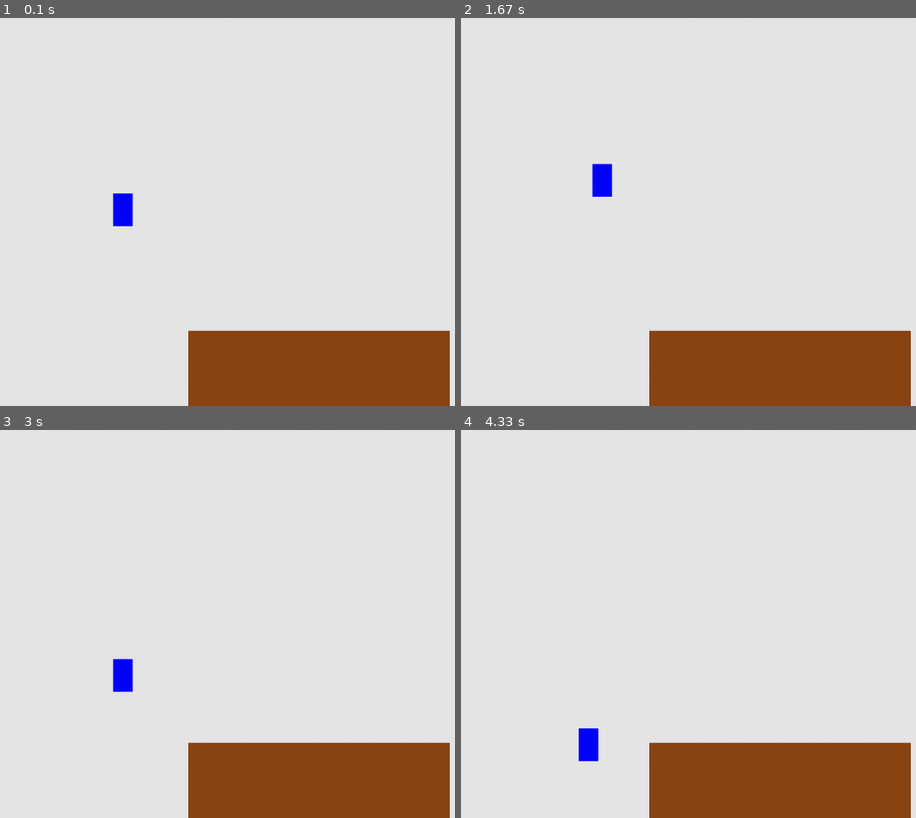
Above: before the commit, frames 1-4 (two rows, left to right).
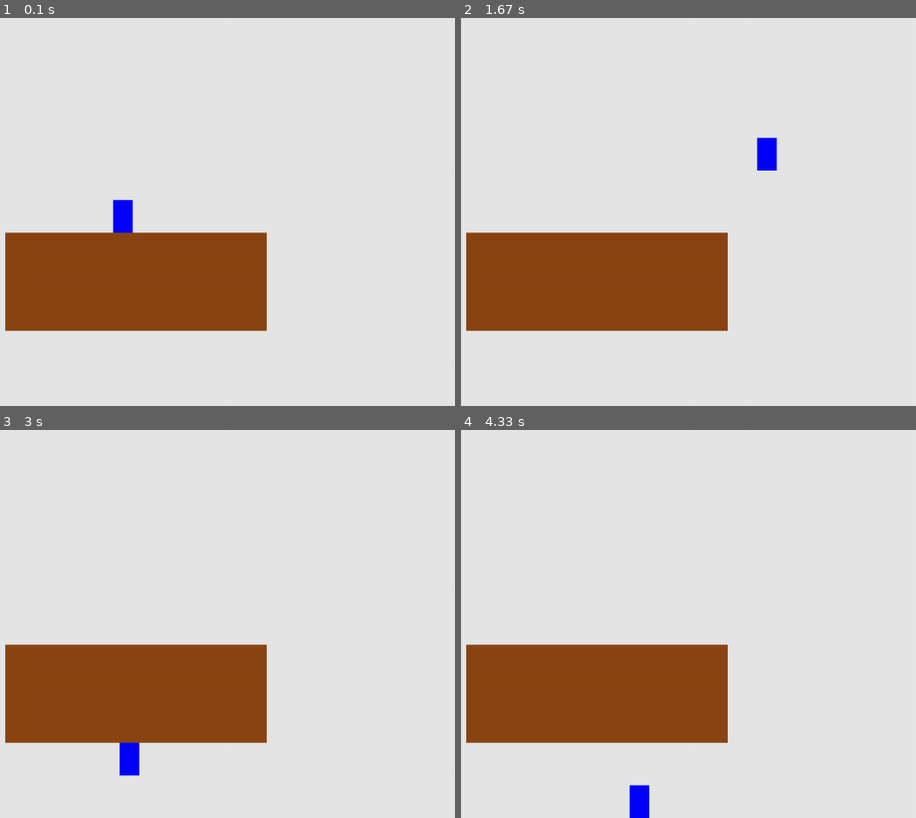
Above: after the commit, the same moments.

Repository: munxen/Python-Pygame
Game: pygame game, started from Coursider/Coursider.py
Same seed, same stepped clock (60 frames per second), same inputs: the game is played once before the commit and once after it.
Inputs:
- Up to frame 1 (0.1 s): no input
- Up to frame 2 (1.67 s): hold D 0.33-0.8 s; hold W 0.83-1.13 s; hold D 1.17-1.63 s
- Up to frame 3 (3 s): hold A 1.67-2.2 s; hold A 2.23-2.63 s; hold W from 2.67 s (still down)
- Up to frame 4 (4.33 s): release W at 3.03 s; hold D 3.07-3.7 s; hold A 3.73-4.2 s; hold D from 4.23 s (still down)

The runs differ from the first frame. In frame 1, 26% of the frame differs, in the area x 1-99%, y 45-100%; in frame 2, 27%, in the area x 1-99%, y 30-100%; in frame 3, 26%; in frame 4, 26%.

Commit message:
Full Colligions

Diff:
--- a/Coursider/Coursider.py
+++ b/Coursider/Coursider.py
@@ -28,10 +28,6 @@
 
     #Рычаг столкновений
     collizions = True
-    print ("Координата верх платформы " + str(platform.rect.top))
-    print ("Координата низ платформы " + str(platform.rect.bottom))
-    print ("Координата слева платформы " + str(platform.rect.left))
-    print ("Координата справа платформы " + str(platform.rect.right))
 
     # Запуск основного цикла игры
     while True:
@@ -58,27 +54,48 @@
 
         # Прыжок
         player.jump_on()
-        #print("Координата right Игрока: " + str(player.rect.right))
-        #print("Координата left Платформы: " + str(platform.rect.left))
-
-        # Проверка на столкновение с платформой
-        hits = pygame.sprite.spritecollide(player, all_sprites_platform, False)
-        if hits:
-            print("Обнаружена коллизия")
-            if player.rect.right == platform.rect.left:
-                print("Обнаружено столкновение right игрока и left платформы ")
-                #player.rect.right = platform.rect.left
-
 
         # Обновлене спрайтов
         all_sprites_player.update()
         all_sprites_platform.update()
 
+        #Столкновение с платформой
+        hits = pygame.sprite.spritecollide(player, all_sprites_platform, False)
+        if hits:
+            collizions = True
+        else:
+            collizions = False
+
         # Ограничение передвижения
+        "Ограничение c экраном"
         if player.rect.right > ai_settings.screen_width:
             player.rect.right = ai_settings.screen_width
         if player.rect.left < 0:
             player.rect.left = 0
+
+        "Коллизии c платформами"
+        if collizions == True:
+
+                #Коллизия справа от игрока
+            if player.rect.right - 5 == platform.rect.left:
+                player.rect.right = platform.rect.left
+
+                #Коллизия слева от игрока
+            if player.rect.left + 5 == platform.rect.right:
+                player.rect.left = platform.rect.right
+
+                #Коллизия сверху игрока
+            if player.rect.top > platform.rect.top \
+                and player.rect.bottom > platform.rect.top \
+                and player.rect.right != platform.rect.left \
+                and player.rect.left != platform.rect.right:
+                player.rect.top = platform.rect.bottom
+
+                #Коллизия снизу игрока
+            elif player.rect.bottom >= platform.rect.top \
+            and player.rect.right != platform.rect.left \
+            and player.rect.left != platform.rect.right:
+                player.rect.bottom = platform.rect.top
 
         """Рендеринг"""
         # При каждом проходе цикла перерисовывается экран
--- a/Coursider/platform__.py
+++ b/Coursider/platform__.py
@@ -7,4 +7,4 @@
         self.image = pygame.Surface((400,150))
         self.image.fill((139, 69, 19))
         self.rect = self.image.get_rect()
-        self.rect.center = (900, 600)
+        self.rect.center = (620, 450)
--- a/Coursider/player__.py
+++ b/Coursider/player__.py
@@ -17,7 +17,7 @@
         self.change_x = 0 #Рычаг скорости вправо/влево
         self.change_y = 0 #Рычаг скорости вверх/вниз
 
-        self.player_sreed_factor = 1 #Скорость игрока
+        self.player_sreed_factor = 5 #Скорость игрока
 
         self.jumping = False #Проверка, находится ли игрок в прыжке
         self.jump_count = 8 #Коэффицент прыжка
@@ -32,7 +32,7 @@
     def gravity(self):
         """Гравитация игрока"""
         if self.change_y == 0:
-            self.change_y = 10
+            self.change_y = 20
         else:
             self.change_y += .95
         """Если уже на земле, ставим позицию y как 0"""
--- a/Coursider/settings__.py
+++ b/Coursider/settings__.py
@@ -9,4 +9,4 @@
         self.bg_color = (230,230,230)
 
         #Счётчик частоты кадров
-        self.FPS = 30
+        self.FPS = 60
